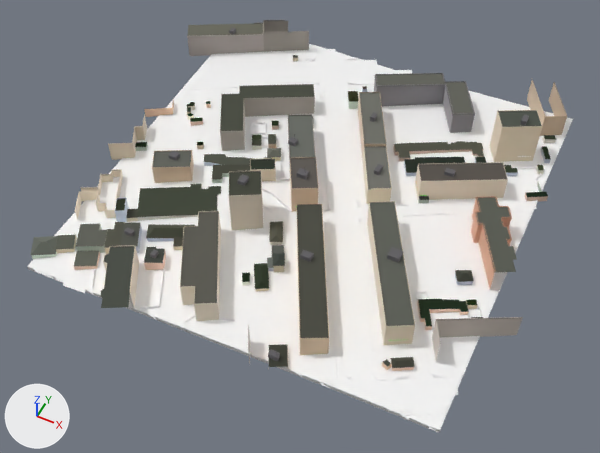
An edit to the glTF model public/tiles/0/-5_-11.glb, drawn before and after from the same camera.
One viewpoint serves both versions: a 50 mm camera at (-997.0, 2354.0, 496.0) aimed at (-1150.0, 2660.0, 113.0). The lights are fixed; the arrows at lower left show +X, +Y and +Z. The older version comes first. Where no turn or scale is listed for an object, it has been applied to the vertices. Vertices at exactly the same position are counted once.

Objects in the first picture: 't0_-5_-11'.
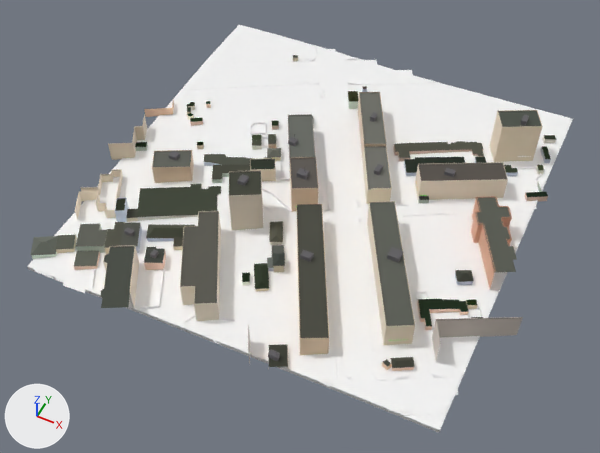
Where the newer file only moved an object's origin or applied its transform, the numbers keep the older frame.

Scene script edits in JSON lines:
```json
{"block": "me_t0__5__11", "where": "# used by ob_t0__5__11; location = (-1154.2, 2686.1, 135.1)"}
{"op": "remove", "block": "me_t0__5__11", "code": "me_t0__5__11.from_pydata(...)  # 15591 vertices, 23801 faces; spans x -147.0..147.0, y -142.0..142.0, z -24.0..24.0"}
{"op": "add", "block": "me_t0__5__11", "code": "me_t0__5__11.from_pydata(...)  # 15249 vertices, 23413 faces; spans x -134.0..147.0, y -142.0..135.0, z -24.0..24.0"}
{"block": "me_t0__5__11", "change": "me_t0__5__11 part 1: 16 loose pieces with 349 vertices, spanning x -147.0..128.0, y 5.0..142.0, z -15.0..9.0, are deleted"}
{"block": "me_t0__5__11", "change": "other edits to the shape of me_t0__5__11 do not show in these pictures"}
```

What differs and where, as boxes (x1, y1, x2, y2) in the pictures (600 x 453 px):
```json
{"object": "t0_-5_-11", "change": "reshaped", "before": [27, 20, 573, 432], "after": [27, 25, 573, 432]}
{"part": 1, "of": "me_t0__5__11", "change": "deleted", "before": [187, 20, 567, 151]}
```
